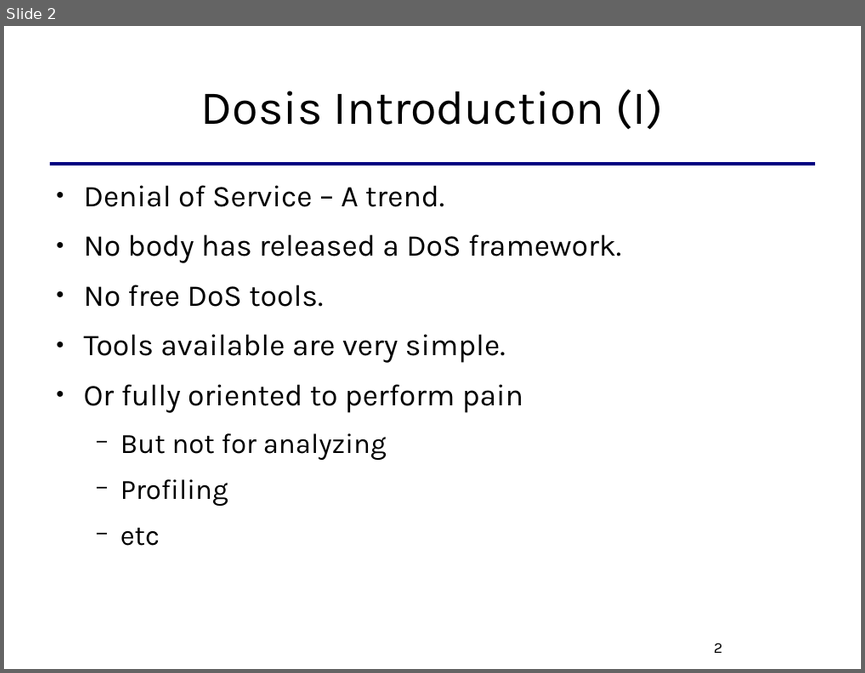
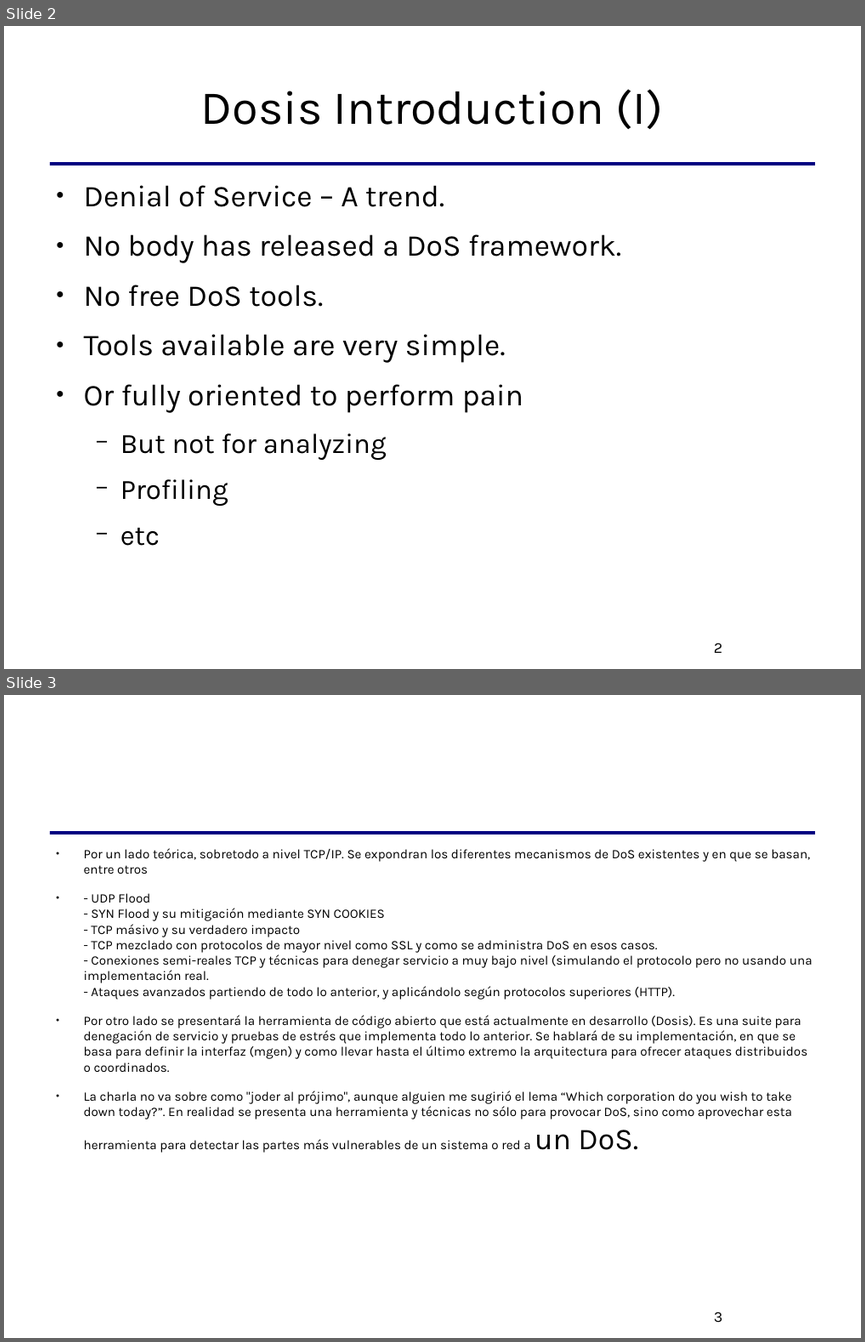
Before and after one commit to killabytenow/dosis, a slide deck: doc/Dosis-SCG-2009.odp. Shown one above the other, each under a label of ours: slide 2 before the commit, slides 2 and 3 after it. The pictures are 865x673 and 865x1342 pixels, drawn with LibreOffice and Linux fonts; fonts in the diff are those of the drawing. Boxes give left, top, right and bottom in pixels: in the first picture for what was removed or moved away, otherwise in the second. Text is boxed around its words. In the diff, an @@ line names an element or a change of style, - is before the commit and + after.

Commit message:
new: ppt!

```diff
--- a/doc/Dosis-SCG-2009.odp
+++ b/doc/Dosis-SCG-2009.odp
@@ slide 3 added at [4, 695, 861, 1338], background #FFFFFF; not listed: 1 template element that a slide beside it also shows @@
@@ text added at [84, 848, 812, 1152], 12 pt, text #000000 @@
+● Por un lado teórica, sobretodo a nivel TCP/IP. Se expondran los diferentes mecanismos de DoS existentes y en que se basan, entre otros
+● - UDP Flood
+  - SYN Flood y su mitigación mediante SYN COOKIES
+  - TCP másivo y su verdadero impacto
+  - TCP mezclado con protocolos de mayor nivel como SSL y como se administra DoS en esos casos.
+  - Conexiones semi-reales TCP y técnicas para denegar servicio a muy bajo nivel (simulando el protocolo pero no usando una implementación real.
+  - Ataques avanzados partiendo de todo lo anterior, y aplicándolo según protocolos superiores (HTTP).
+● Por otro lado se presentará la herramienta de código abierto que está actualmente en desarrollo (Dosis). Es una suite para denegación de servicio y pruebas de estrés que implementa todo lo anterior. Se hablará de su implementación, en que se basa para definir la interfaz (mgen) y como llevar hasta el último extremo la arquitectura para ofrecer ataques distribuidos o coordinados.
+● La charla no va sobre como "joder al prójimo", aunque alguien me sugirió el lema “Which corporation do you wish to take down today?”. En realidad se presenta una herramienta y técnicas no sólo para provocar DoS, sino como aprovechar esta herramienta para detectar las partes más vulnerables de un sistema o red a un DoS.
@@ page number added at [714, 1311, 722, 1321], 14 pt, text #000000 @@
+3
```
Also in this commit, not shown: 2 slides changed, 11 other slides added, 14 slides removed.
